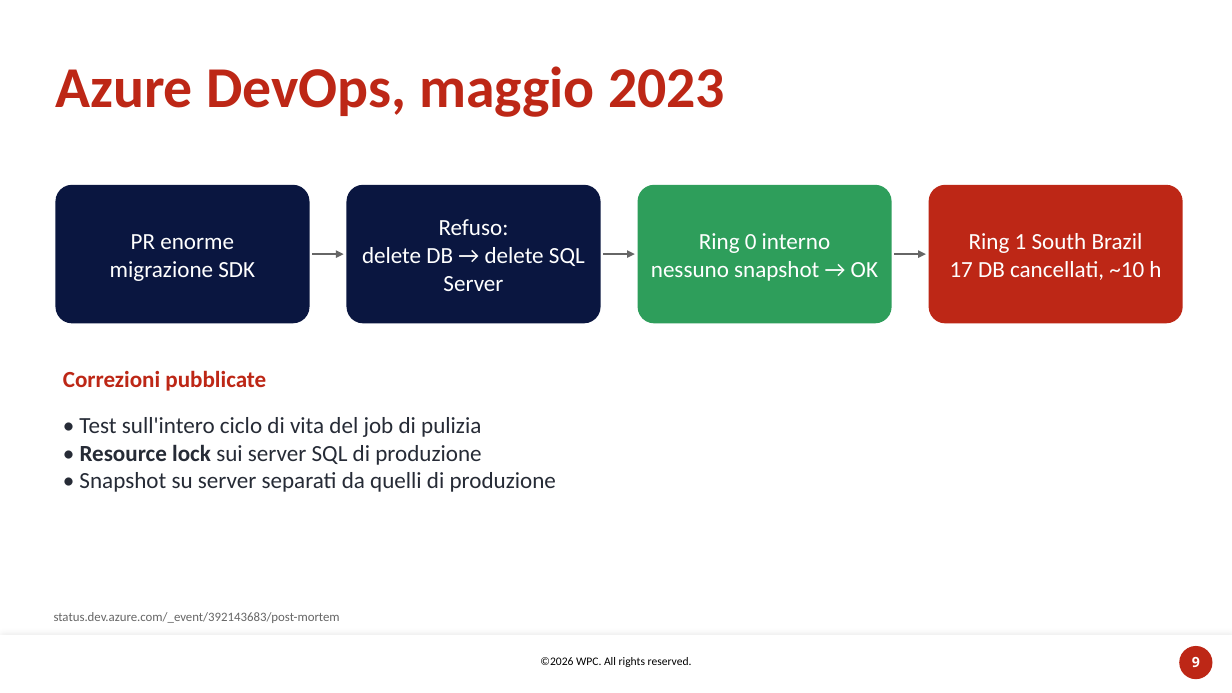
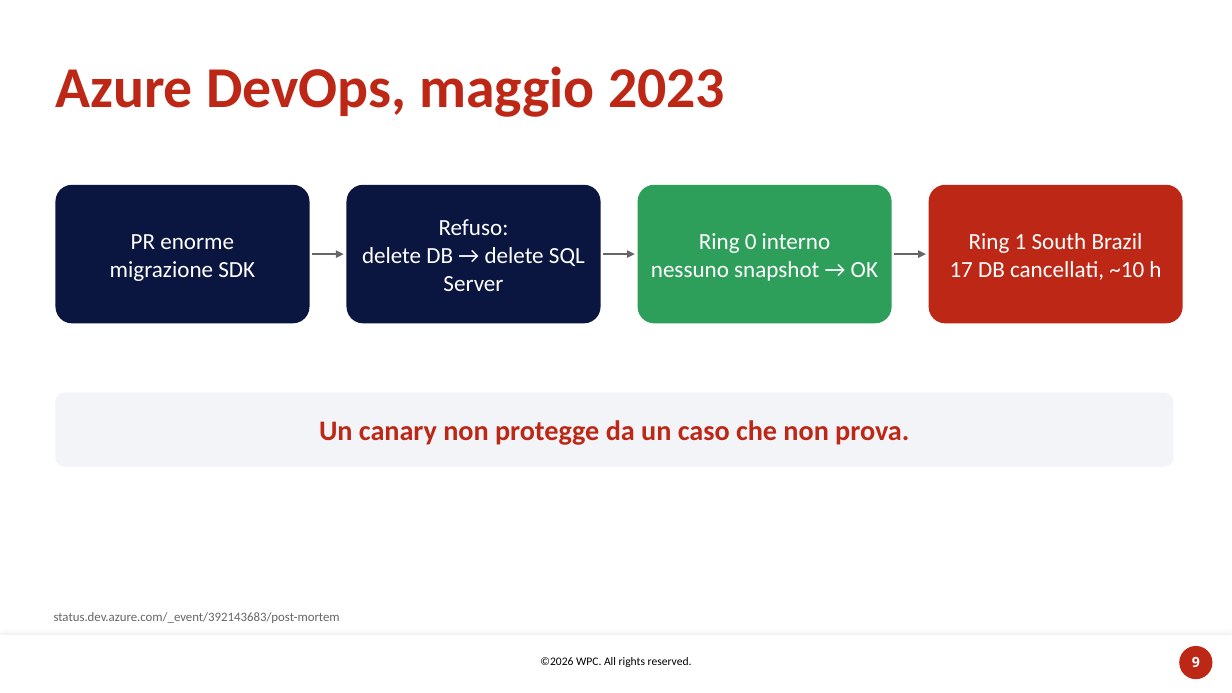
Before and after one commit to carlosacchi/wpc-2026, a slide deck: slide 9 of docs/session/out/WPC2026-Copilot-sotto-controllo.pptx. Drawn at 1232x693 pixels with LibreOffice and Linux fonts; fonts in the diff are those of the drawing; background and template pictures are left out. Boxes give left, top, right and bottom in pixels: in the first picture for what was removed or moved away, otherwise in the second. Text is boxed around its words. In the diff, an @@ line names an element or a change of style, - is before the commit and + after.

```diff
--- a/docs/session/out/WPC2026-Copilot-sotto-controllo.pptx
+++ b/docs/session/out/WPC2026-Copilot-sotto-controllo.pptx
@@ text removed at <box>63,370,266,391</box> @@
-Correzioni pubblicate
@@ rounded rectangle added at <box>55,393,1174,467</box>, fill #F2F4F8, 22 pt, text #BD2716, bold @@
+Un canary non protegge da un caso che non prova.
@@ text removed at <box>79,417,556,492</box> @@
-• Test sull'intero ciclo di vita del job di pulizia
-• Resource lock sui server SQL di produzione
-• Snapshot su server separati da quelli di produzione
```
Also in this commit, not shown: 12 other slides changed, 6 slides added, 5 slides removed, 4 other files.
